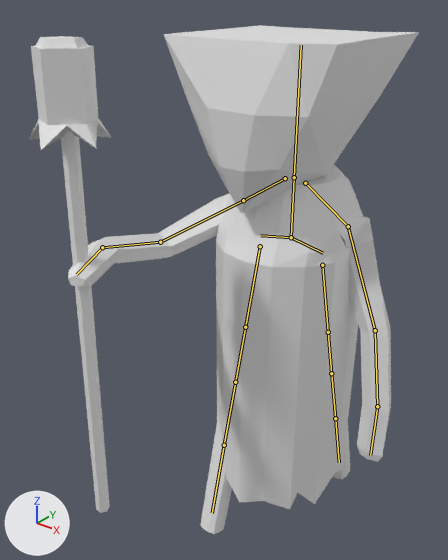
The Blender file 3D assets/alle enemies.blend as it was, and as the next commit left it.
Both versions are drawn from a camera (50 mm lens) standing at (0.735, -1.171, 0.993) and looking at (-0.07, -0.165, 0.369). Arrows for +X, +Y and +Z are at lower left; the lights stay in place. Both versions are drawn at frame 10 of the action 'Armature.001Action'; the numbers are the values there. The bones that bend it are drawn over the model as lines.

The first picture shows 'Ben.001', 'Ben.004', 'Icosphere.004', 'krop + arme + hoved.001'.
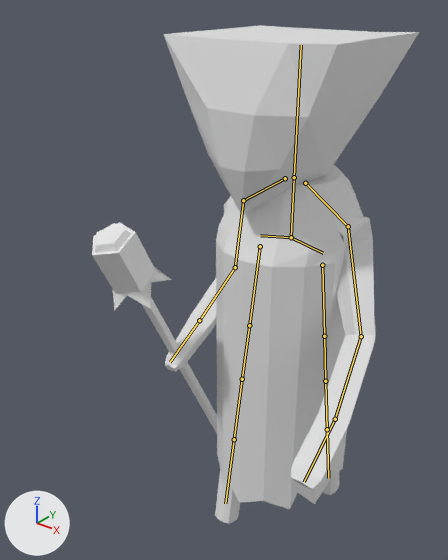
Pixel boxes [x1, y1, x2, y2] of what changed, in the pictures (448 x 560 px):
```json
{"object": "krop + arme + hoved.001", "change": "posed", "before": [68, 25, 419, 509], "after": [163, 25, 419, 509], "on screen": "27% narrower"}
{"object": "Icosphere.004", "change": "posed", "before": [29, 36, 112, 513], "after": [92, 222, 217, 433]}
{"object": "Ben.001", "change": "posed", "before": [200, 415, 232, 534], "after": [215, 469, 241, 524]}
{"object": "Ben.004", "change": "posed", "before": [333, 425, 350, 479], "after": [322, 471, 339, 495]}
{"bone": "Upper arm.L", "before": "(348, 226) to (375, 330)", "after": "(348, 226) to (361, 336)"}
{"bone": "Lower arm.L", "before": "(375, 330) to (377, 406)", "after": "(361, 336) to (335, 419)"}
{"bone": "Upper arm.R", "before": "(243, 200) to (160, 242)", "after": "(243, 200) to (235, 267)"}
{"bone": "Lower arm.R", "before": "(160, 242) to (102, 247)", "after": "(235, 267) to (199, 320)"}
{"bone": "Hand.R", "before": "(102, 247) to (76, 274)", "after": "(199, 320) to (170, 362)"}
{"bone": "Thigh.L", "before": "(322, 265) to (328, 332)", "after": "(322, 265) to (324, 336)"}
{"bone": "Thigh.R", "before": "(260, 246) to (245, 327)", "after": "(260, 246) to (249, 325)"}
```

The change, as JSON lines over the scene's bpy script:
```json
{"block": "bone_upper_arm_l", "where": "bone_upper_arm_l = bpy.data.objects['Armature.001'].pose.bones['Upper arm.L']  # child of 'Shoulder.L'"}
{"op": "set", "path": "bone_upper_arm_l.rotation_quaternion", "old": "(0.604, 0.404, 0.577, -0.373)", "new": "(0.692, 0.459, 0.468, -0.303)", "note": "degrees (82, 87, 15) -> degrees (68, 68, 2)"}
{"block": "bone_lower_arm_l", "where": "bone_lower_arm_l = bpy.data.objects['Armature.001'].pose.bones['Lower arm.L']  # child of 'Upper arm.L'"}
{"op": "set", "path": "bone_lower_arm_l.rotation_quaternion", "old": "(0.992, 0.124, -0.007, -0.002)", "new": "(0.954, 0.119, -0.086, 0.26)", "note": "degrees (14, -1, 0) -> degrees (11, -13, 29)"}
{"block": "bone_upper_arm_r", "where": "bone_upper_arm_r = bpy.data.objects['Armature.001'].pose.bones['Upper arm.R']  # child of 'Shoulder.R'"}
{"op": "set", "path": "bone_upper_arm_r.rotation_quaternion", "old": "(0.797, 0.59, -0.097, 0.086)", "new": "(0.485, 0.361, -0.637, 0.477)", "note": "degrees (73, -15, 1) -> degrees (74, -106, -1)"}
{"block": "bone_lower_arm_r", "where": "bone_lower_arm_r = bpy.data.objects['Armature.001'].pose.bones['Lower arm.R']  # child of 'Upper arm.R'"}
{"op": "set", "path": "bone_lower_arm_r.rotation_quaternion", "old": "(0.947, 0.188, 0.026, -0.259)", "new": "(0.757, 0.155, 0.066, -0.631)", "note": "degrees (20, 8, -29) -> degrees (9, 17, -78)"}
{"block": "bone_hand_r", "where": "bone_hand_r = bpy.data.objects['Armature.001'].pose.bones['Hand.R']  # child of 'Lower arm.R'"}
{"op": "set", "path": "bone_hand_r.rotation_quaternion", "old": "(0.971, 0.203, 0.04, 0.115)", "new": "(1.0, -0.001, 0.016, -0.016)", "note": "degrees (24, 2, 14) -> degrees (0, 2, -2)"}
{"block": "bone_thigh_l", "where": "bone_thigh_l = bpy.data.objects['Armature.001'].pose.bones['Thigh.L']  # child of 'Hip.L'"}
{"op": "set", "path": "bone_thigh_l.rotation_quaternion", "old": "(0.991, 0.0, 0.0, 0.132)", "new": "(0.996, 0.0, 0.0, 0.089)", "note": "degrees (0, 0, 15) -> degrees (0, 0, 10)"}
{"block": "bone_thigh_r", "where": "bone_thigh_r = bpy.data.objects['Armature.001'].pose.bones['Thigh.R']  # child of 'Hip.R'"}
{"op": "set", "path": "bone_thigh_r.rotation_quaternion", "old": "(0.991, 0.0, 0.0, 0.131)", "new": "(0.996, 0.0, 0.0, 0.089)", "note": "degrees (0, 0, 15) -> degrees (0, 0, 10)"}
```
